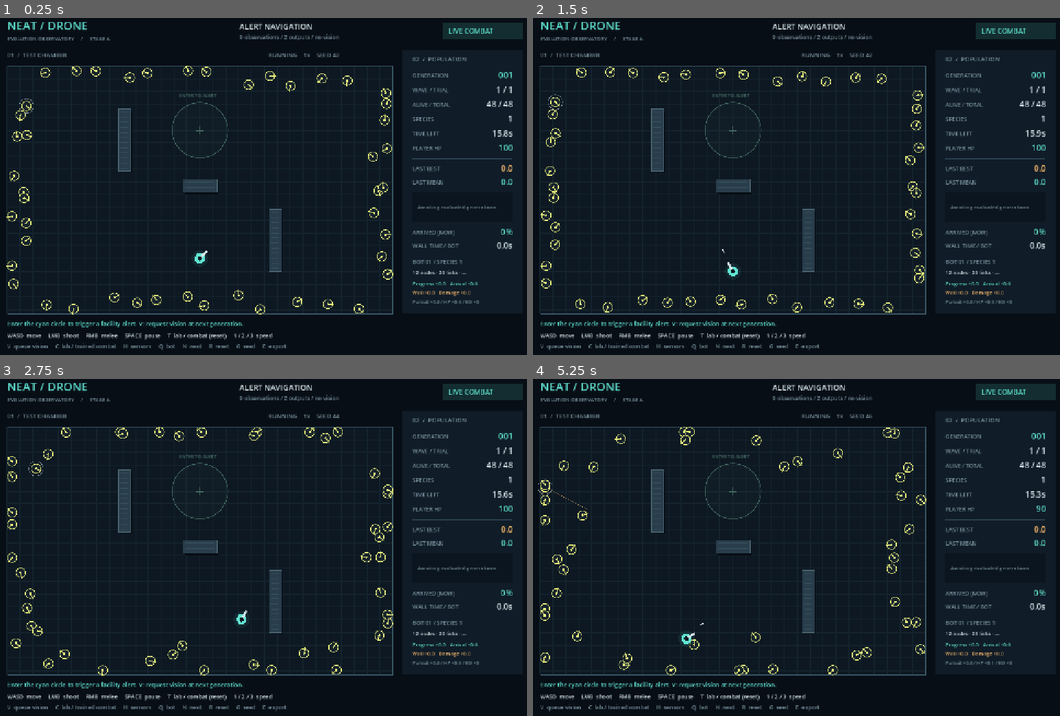
Above: before the commit, frames 1-4 (two rows, left to right).
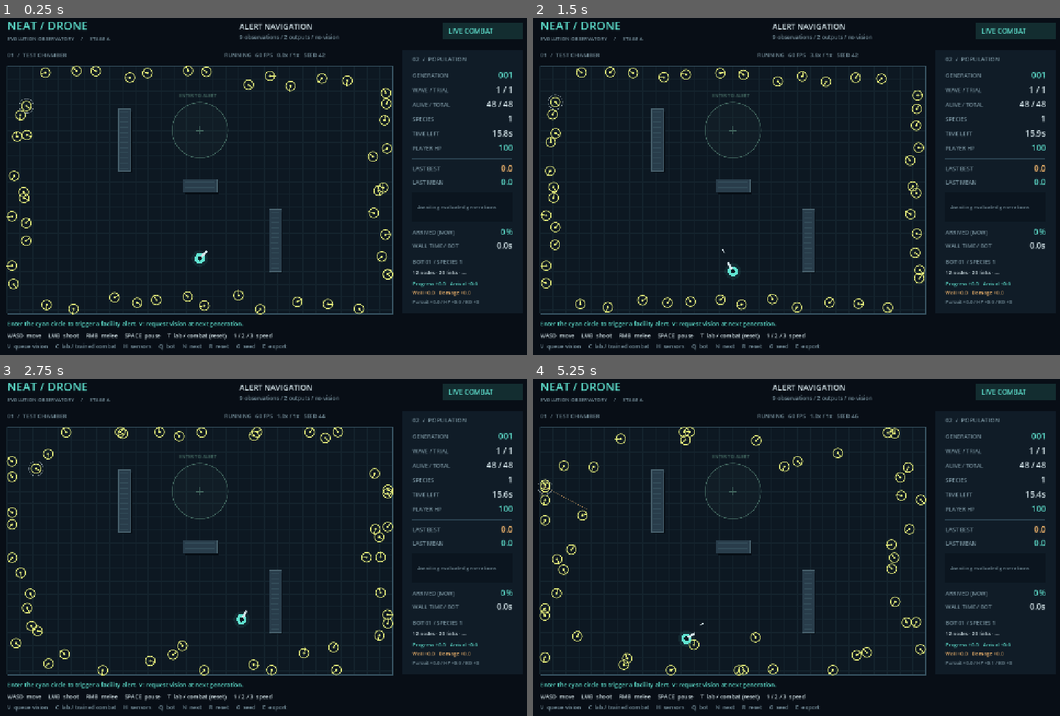
Above: after the commit, the same moments.

Repository: McTre/NEATDrone
Game: Godot game, scene res://scenes/arena.tscn
The game is run twice, just before and just after one commit, with the same random seed, the same clock (stepped at 60 frames per second) and the same inputs.
Inputs (mouse positions are in pixels of both pictures, inside the frame that each line leads up to):
- Up to frame 1 (0.25 s): no input
- Up to frame 2 (1.5 s): tap Enter at 0.5 s; move the mouse to (922, 166) at 0.52 s; hold D 0.53-1.28 s; tap R at 0.6 s; click (922, 166) at 0.67 s; tap Space at 0.77 s; tap T at 0.8, 1.35 s; move the mouse to (691, 199) at 1.27 s; hold S from 1.28 s (still down); click (691, 199) at 1.42 s
- Up to frame 3 (2.75 s): tap Space at 1.52 s; tap G at 1.55, 2.1 s; move the mouse to (326, 469) at 2.02 s; release S at 2.03 s; hold D from 2.03 s (still down); click (326, 469) at 2.17 s; tap R at 2.3 s
- Up to frame 4 (5.25 s): move the mouse to (775, 614) at 2.77 s; release D at 2.78 s; hold W 2.78-3.53 s; tap R at 2.85, 4.55 s; click (775, 614) at 2.92 s; tap Space at 3.02, 3.77, 4.52 s; tap T at 3.05, 3.6 s; move the mouse to (965, 598) at 3.52 s; hold A 3.53-5.03 s; click (965, 598) at 3.67 s; tap G at 3.8, 4.35 s; move the mouse to (638, 493) at 4.27 s; click (638, 493) at 4.42 s; move the mouse to (828, 544) at 5.02 s; hold S from 5.03 s (still down); tap H at 5.1 s; click (828, 544) at 5.17 s

The runs differ from the first frame. In frame 1, 0.8% of the frame differs, in the area x 1-75%, y 10-89%; in frame 2, 0.8%; in frame 3, 0.8%; in frame 4, 0.9%, in the area x 1-97%, y 10-89%.

Commit message:
Fix web frame rate with cached HUD, compiled networks and bounded simulation work

Diff:
--- /dev/null
+++ b/docs/benchmarks/web-after-normal.json
@@ -0,0 +1,26 @@
+[
+    {
+        "measurement":  {
+                            "fps":  59.946048556299324,
+                            "p95_ms":  23,
+                            "frames":  300
+                        },
+        "mode":  "paused"
+    },
+    {
+        "measurement":  {
+                            "fps":  59.77574067744919,
+                            "p95_ms":  20.200000017881393,
+                            "frames":  298
+                        },
+        "mode":  "combat_1x"
+    },
+    {
+        "measurement":  {
+                            "fps":  59.960694661765004,
+                            "p95_ms":  20.80000001192093,
+                            "frames":  299
+                        },
+        "mode":  "lab_8x"
+    }
+]
--- /dev/null
+++ b/docs/benchmarks/web-after.json
@@ -0,0 +1,26 @@
+[
+    {
+        "measurement":  {
+                            "fps":  49.43630554054273,
+                            "p95_ms":  34,
+                            "frames":  246
+                        },
+        "mode":  "paused"
+    },
+    {
+        "measurement":  {
+                            "fps":  29.29570728200621,
+                            "p95_ms":  51,
+                            "frames":  147
+                        },
+        "mode":  "combat_1x"
+    },
+    {
+        "measurement":  {
+                            "fps":  28.456343560283283,
+                            "p95_ms":  55.5,
+                            "frames":  142
+                        },
+        "mode":  "lab_8x"
+    }
+]
--- /dev/null
+++ b/docs/benchmarks/web-before.json
@@ -0,0 +1,26 @@
+[
+    {
+        "measurement":  {
+                            "fps":  3.2894060566027785,
+                            "p95_ms":  434.60000002384186,
+                            "frames":  16
+                        },
+        "mode":  "paused"
+    },
+    {
+        "measurement":  {
+                            "fps":  2.513089005235602,
+                            "p95_ms":  515.9000000059605,
+                            "frames":  12
+                        },
+        "mode":  "combat_1x"
+    },
+    {
+        "measurement":  {
+                            "fps":  0.8709284096824633,
+                            "p95_ms":  1556.7999999821186,
+                            "frames":  4
+                        },
+        "mode":  "lab_8x"
+    }
+]
--- a/scripts/arena.gd
+++ b/scripts/arena.gd
@@ -29,8 +29,31 @@
 var banner = "Enter the cyan circle to trigger a facility alert."
 var report_path = "user://latest_run.csv"
 var wave = 1
+var simulation_debt = 0.0
+var observed_speed = 0.0
+var frame_ms = 16.7
+var frame_clock = 0
+var measured_time = 0.0
+var measured_simulation = 0.0
+const FRAME_SIMULATION_BUDGET_US = 6000
+var text_labels: Array[Label] = []
+var text_index = 0
+var text_offset = Vector2.ZERO
+var next_text_update = 0
+var update_text = true
+var robot_texture: ImageTexture
 
 func _ready() -> void:
+	var sprite = Image.create(32, 32, false, Image.FORMAT_RGBA8)
+	for y in range(32):
+		for x in range(32):
+			var point = Vector2(x + 0.5, y + 0.5) - Vector2(16, 16)
+			var radius = point.length()
+			var ring = clampf(1.5 - absf(radius - 11.0), 0, 1)
+			var dot = clampf(3.0 - radius, 0, 1)
+			var nose = clampf(1.5 - absf(point.y), 0, 1) if point.x >= 0 and point.x <= 13 else 0.0
+			sprite.set_pixel(x, y, Color(1, 1, 1, maxf(ring, maxf(dot, nose))))
+	robot_texture = ImageTexture.create_from_image(sprite)
 	DisplayServer.window_set_title("NEATDrone | Learning Lab")
 	reset_population()
 	if OS.has_feature("web"):
@@ -38,6 +61,7 @@
 		banner = "Click the game, then SPACE to start. WASD: move / mouse: aim / T: learning lab."
 
 func reset_population() -> void:
+	simulation_debt = 0.0
 	evolution = Neat.new(seed_value, population_size)
 	if vision_generation == 1:
 		evolution.unlock_vision()
@@ -109,19 +133,37 @@
 		last_metrics.clear()
 	begin_wave()
 
-func _physics_process(_delta: float) -> void:
+func _process(delta: float) -> void:
+	var now = Time.get_ticks_usec()
+	var real_delta = (now - frame_clock) / 1000000.0 if frame_clock else delta
+	frame_clock = now
+	frame_ms = lerpf(frame_ms, real_delta * 1000.0, 0.1)
+	measured_time += real_delta
 	if not paused and (laboratory or sim.player_health > 0):
+		# Fixed simulation ticks, but a bounded amount of work per rendered frame.
+		# Never multiply accelerated training by Godot's physics catch-up loop.
+		simulation_debt = minf(simulation_debt + minf(real_delta, 0.1) * speed, Sim.STEP * speed * 2)
 		var movement = Vector2(
 			float(Input.is_physical_key_pressed(KEY_D)) - float(Input.is_physical_key_pressed(KEY_A)),
 			float(Input.is_physical_key_pressed(KEY_S)) - float(Input.is_physical_key_pressed(KEY_W)))
-		for tick in range(speed):
+		while simulation_debt >= Sim.STEP:
+			simulation_debt -= Sim.STEP
 			sim.step(Sim.STEP, movement, get_global_mouse_position() - ORIGIN,
 				Input.is_mouse_button_pressed(MOUSE_BUTTON_LEFT), Input.is_mouse_button_pressed(MOUSE_BUTTON_RIGHT))
+			measured_simulation += Sim.STEP
 			if sim.player_health <= 0 and not laboratory:
 				banner = "SIGNAL LOST — N: evaluate wave and continue / R: fresh population"
 				break
 			if sim.elapsed >= Sim.EPISODE_SECONDS or sim.alive_count() == 0:
 				finish_wave()
+			if Time.get_ticks_usec() - now >= FRAME_SIMULATION_BUDGET_US:
+				break
+	else:
+		simulation_debt = 0.0
+	if measured_time >= 0.5:
+		observed_speed = measured_simulation / measured_time
+		measured_simulation = 0.0
+		measured_time = 0.0
 	queue_redraw()
 
 func _unhandled_key_input(event: InputEvent) -> void:
@@ -187,13 +229,33 @@
 		banner = "Champion exported to: " + OS.get_user_data_dir()
 
 func label_at(position: Vector2, text: String, size: int = 16, color: Color = INK) -> void:
-	draw_string(font, position, text, HORIZONTAL_ALIGNMENT_LEFT, -1, size, color)
+	# Labels retain shaped glyphs and draw commands between updates. Calling
+	# draw_string for every HUD line each frame reshaped the entire Web HUD.
+	if text_index == text_labels.size():
+		var node = Label.new()
+		node.mouse_filter = Control.MOUSE_FILTER_IGNORE
+		node.add_theme_font_override("font", font)
+		add_child(node)
+		text_labels.append(node)
+	var node = text_labels[text_index]
+	node.visible = true
+	if update_text or node.text.is_empty():
+		node.text = text
+		node.position = position + text_offset - Vector2(0, font.get_ascent(size))
+		node.add_theme_font_size_override("font_size", size)
+		node.modulate = color
+	text_index += 1
 
 func stat(y: float, title: String, value: String, color: Color = INK) -> void:
 	label_at(Vector2(974, y), title, 13, MUTED)
 	label_at(Vector2(1208 - font.get_string_size(value, HORIZONTAL_ALIGNMENT_LEFT, -1, 19).x, y + 1), value, 19, color)
 
 func _draw() -> void:
+	text_index = 0
+	text_offset = Vector2.ZERO
+	update_text = Time.get_ticks_msec() >= next_text_update
+	if update_text:
+		next_text_update = Time.get_ticks_msec() + 100
 	draw_rect(Rect2(0, 0, 1280, 800), Color("080e16"))
 	label_at(Vector2(28, 39), "NEAT / DRONE", 27, CYAN)
 	label_at(Vector2(28, 64), "EVOLUTION OBSERVATORY     /     STAGE B" if evolution.vision_enabled else "EVOLUTION OBSERVATORY     /     STAGE A", 12, MUTED)
@@ -202,9 +264,10 @@
 	draw_rect(Rect2(1044, 22, 188, 40), Color("132d30"))
 	label_at(Vector2(1058, 48), "POPULATION TEST" if deployment else ("LABORATORY" if laboratory else "LIVE COMBAT"), 16, CYAN)
 	label_at(Vector2(28, 103), "01  /  TEST CHAMBER", 14, MUTED)
-	label_at(Vector2(638, 103), "%s    %dx    SEED %d" % ["PAUSED" if paused else "RUNNING", speed, seed_value], 14, AMBER if paused else MUTED)
+	label_at(Vector2(535, 103), "%s   %d FPS   %.1fx / %dx   SEED %d" % ["PAUSED" if paused else "RUNNING", roundi(1000.0 / maxf(1, frame_ms)), observed_speed, speed, seed_value], 13, AMBER if paused else MUTED)
 
 	draw_set_transform(ORIGIN)
+	text_offset = ORIGIN
 	draw_rect(Rect2(Vector2.ZERO, Sim.SIZE), Color("0d1822"))
 	for x in range(0, 901, 30):
 		draw_line(Vector2(x, 0), Vector2(x, Sim.SIZE.y), Color("14232d"))
@@ -231,10 +294,9 @@
 			draw_line(pos - Vector2(4, -4), pos + Vector2(4, -4), Color("45505a"))
 			continue
 		var color = Color.from_hsv(fmod(robot.genome.species * 0.137 + 0.04, 1.0), 0.48, 0.94)
-		draw_circle(pos, Sim.ROBOT_RADIUS, Color("17232d"))
-		draw_arc(pos, Sim.ROBOT_RADIUS, 0, TAU, 20, color, 1.5, true)
-		draw_line(pos, pos + robot.heading * 13, color, 2, true)
-		draw_circle(pos, 2.5, color)
+		draw_set_transform(ORIGIN + pos, robot.heading.angle())
+		draw_texture(robot_texture, Vector2(-16, -16), color)
+		draw_set_transform(ORIGIN)
 		if robot.health < 2:
 			draw_line(pos + Vector2(-6, 16), pos + Vector2(0, 16), AMBER, 2)
 		if selected == i:
@@ -263,6 +325,7 @@
 		if sim.melee_flash > 0:
 			draw_arc(sim.player, 58, sim.aim.angle() - 1.3, sim.aim.angle() + 1.3, 24, CYAN, 5, true)
 	draw_set_transform(Vector2.ZERO)
+	text_offset = Vector2.ZERO
 
 	draw_rect(Rect2(950, 86, 282, 618), Color("101c27"))
 	label_at(Vector2(974, 113), "02  /  POPULATION", 14, MUTED)
@@ -289,6 +352,8 @@
 	label_at(Vector2(28, 732), banner, 14, CYAN if sim.player_health > 0 else AMBER)
 	label_at(Vector2(28, 760), "WASD  move     LMB  shoot     RMB  melee     SPACE  pause     T  lab / combat (reset)     1 / 2 / 3  speed", 13, INK)
 	label_at(Vector2(28, 785), "V  queue vision     C  lab / trained combat     H  sensors     Q  bot     N  next     R  reset     G  seed     E  export", 13, MUTED)
+	for i in range(text_index, text_labels.size()):
+		text_labels[i].visible = false
 
 func draw_chart(rect: Rect2) -> void:
 	draw_rect(rect, Color("0b151f"))
--- a/scripts/neat.gd
+++ b/scripts/neat.gd
@@ -17,6 +17,10 @@
 	var incoming: Dictionary = {}
 	var values: PackedFloat64Array = []
 	var input_ids: Array = range(INPUT_COUNT)
+	var compute_ids: PackedInt32Array = []
+	var link_starts: PackedInt32Array = []
+	var link_sources: PackedInt32Array = []
+	var link_weights: PackedFloat64Array = []
 
 	func copy():
 		var result = get_script().new()
@@ -40,19 +44,30 @@
 			if gene.enabled:
 				incoming[gene.to].append(gene)
 		values.resize(max_id + 1)
+		compute_ids.clear()
+		link_starts.clear()
+		link_sources.clear()
+		link_weights.clear()
+		for id: int in order:
+			if nodes[id] == 0.0:
+				continue
+			compute_ids.append(id)
+			link_starts.append(link_sources.size())
+			for gene in incoming[id]:
+				link_sources.append(gene.from)
+				link_weights.append(gene.weight)
+		link_starts.append(link_sources.size())
 
 	func activate(inputs: PackedFloat64Array) -> Vector2:
 		assert(inputs.size() == input_ids.size())
 		for i in range(input_ids.size()):
 			values[input_ids[i]] = inputs[i]
 		values[9] = 1.0 # bias, not a world observation
-		for id in order:
-			if nodes[id] == 0.0:
-				continue
+		for index: int in range(compute_ids.size()):
 			var total = 0.0
-			for gene in incoming[id]:
-				total += values[gene.from] * gene.weight
-			values[id] = tanh(total)
+			for link: int in range(link_starts[index], link_starts[index + 1]):
+				total += values[link_sources[link]] * link_weights[link]
+			values[compute_ids[index]] = tanh(total)
 		return Vector2(values[10], values[11]).limit_length()
 
 var rng = RandomNumberGenerator.new()
--- a/scripts/simulation.gd
+++ b/scripts/simulation.gd
@@ -101,6 +101,8 @@
 
 func move_body(point: Vector2, displacement: Vector2, radius: float) -> Vector2:
 	# Collision resolves penetration only. No steering, turn-away or pathfinder.
+	if displacement == Vector2.ZERO:
+		return point
 	var slices = maxi(1, ceili(displacement.length() / (radius * 0.5)))
 	var increment = displacement / slices
 	for i in range(slices):
@@ -144,24 +146,28 @@
 
 func observations(robot: Dictionary) -> PackedFloat64Array:
 	var inputs = PackedFloat64Array()
+	inputs.resize(13 if vision_enabled else 9)
 	var heading: Vector2 = robot.heading
-	for direction in [heading, heading.rotated(-PI / 2), heading.rotated(PI / 2)]:
-		inputs.append(1.0 - clampf((ray_distance(robot.position, direction) - ROBOT_RADIUS) / SENSOR_RANGE, 0, 1))
+	var position: Vector2 = robot.position
+	inputs[0] = 1.0 - clampf((ray_distance(position, heading) - ROBOT_RADIUS) / SENSOR_RANGE, 0, 1)
+	inputs[1] = 1.0 - clampf((ray_distance(position, heading.rotated(-PI / 2)) - ROBOT_RADIUS) / SENSOR_RANGE, 0, 1)
+	inputs[2] = 1.0 - clampf((ray_distance(position, heading.rotated(PI / 2)) - ROBOT_RADIUS) / SENSOR_RANGE, 0, 1)
 	var target_vector: Vector2 = alert - robot.position if alert_active else Vector2.ZERO
 	var target_direction = target_vector.normalized()
-	inputs.append(target_direction.x)
-	inputs.append(target_direction.y)
-	inputs.append(target_vector.length() / SIZE.length())
-	inputs.append(robot.velocity.x / ROBOT_SPEED)
-	inputs.append(robot.velocity.y / ROBOT_SPEED)
-	inputs.append(1.0 if alert_active else 0.0)
+	inputs[3] = target_direction.x
+	inputs[4] = target_direction.y
+	inputs[5] = target_vector.length() / SIZE.length()
+	inputs[6] = robot.velocity.x / ROBOT_SPEED
+	inputs[7] = robot.velocity.y / ROBOT_SPEED
+	inputs[8] = 1.0 if alert_active else 0.0
 	if vision_enabled:
 		var visible = sees_player(robot)
 		var offset: Vector2 = player - robot.position if visible else Vector2.ZERO
-		inputs.append(offset.normalized().x)
-		inputs.append(offset.normalized().y)
-		inputs.append(offset.length() / VISION_RANGE)
-		inputs.append(1.0 if visible else 0.0)
+		var direction = offset.normalized()
+		inputs[9] = direction.x
+		inputs[10] = direction.y
+		inputs[11] = offset.length() / VISION_RANGE
+		inputs[12] = 1.0 if visible else 0.0
 	return inputs
 
 func hurt_robot(robot: Dictionary, amount: float) -> void:
@@ -216,9 +222,10 @@
 	for robot in robots:
 		if robot.health <= 0:
 			continue
-		var output: Vector2 = robot.genome.activate(observations(robot))
+		var inputs = observations(robot)
+		var output: Vector2 = robot.genome.activate(inputs)
 		var before: Vector2 = robot.position
-		var visible = sees_player(robot)
+		var visible = vision_enabled and inputs[12] > 0.0
 		robot.position = move_body(before, output * ROBOT_SPEED * delta, ROBOT_RADIUS)
 		robot.velocity = (robot.position - before) / delta
 		if output.length_squared() > 0.01:
--- /dev/null
+++ b/tests/network_execution.gd
@@ -0,0 +1,37 @@
+extends SceneTree
+const Neat = preload("res://scripts/neat.gd")
+
+func reference(genome, inputs: PackedFloat64Array) -> Vector2:
+	var values = {9: 1.0}
+	for i in range(inputs.size()):
+		values[genome.input_ids[i]] = inputs[i]
+	for id in genome.order:
+		if genome.nodes[id] == 0.0:
+			continue
+		var total = 0.0
+		for gene in genome.genes:
+			if gene.enabled and gene.to == id:
+				total += values[gene.from] * gene.weight
+		values[id] = tanh(total)
+	return Vector2(values[10], values[11]).limit_length()
+
+func _initialize() -> void:
+	var neat = Neat.new(91, 8)
+	var rng = RandomNumberGenerator.new()
+	rng.seed = 313
+	var checks = 0
+	for pass_index in range(40):
+		if pass_index == 20:
+			neat.unlock_vision()
+		for genome in neat.population:
+			neat.mutate(genome)
+			var inputs = PackedFloat64Array()
+			for id in genome.input_ids:
+				inputs.append(rng.randf_range(-1, 1))
+			if not genome.activate(inputs).is_equal_approx(reference(genome, inputs)):
+				push_error("Compiled network changed the genome's output")
+				quit(1)
+				return
+			checks += 1
+	print("NETWORK EXECUTION: %d reference comparisons passed, including topology mutations and vision upgrade" % checks)
+	quit()
Not shown, changed: README.md
Not shown, added: docs/web-performance.md
Not shown, changed: tools/test-web.ps1
